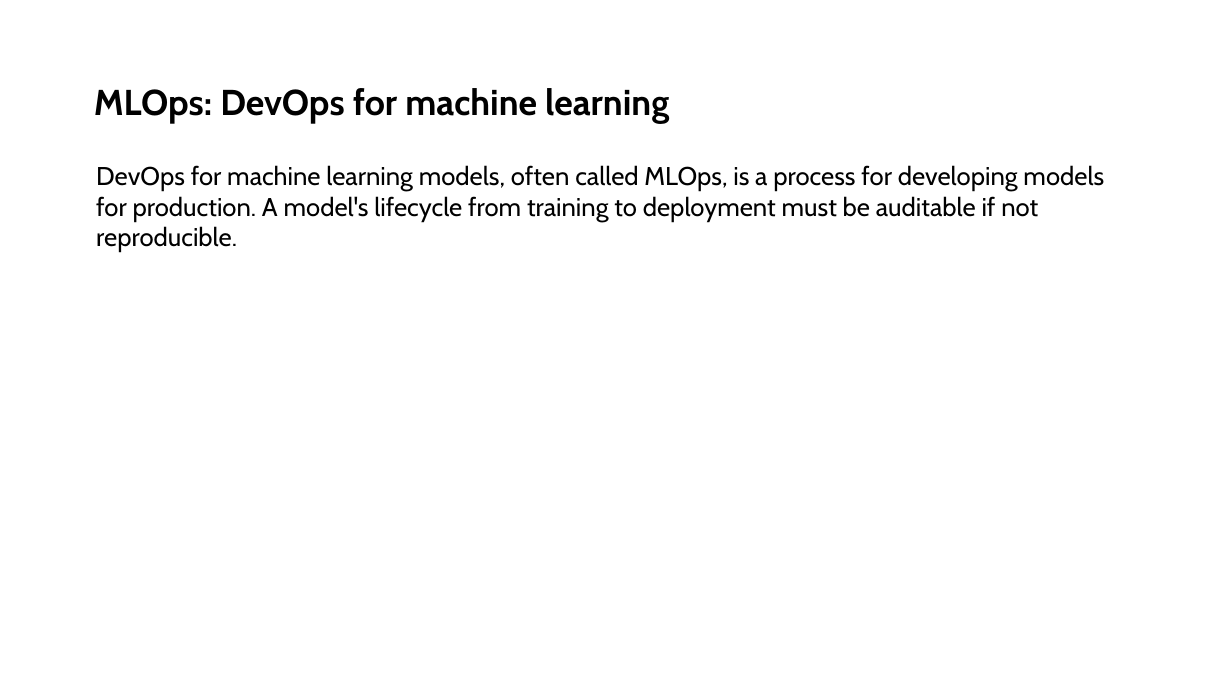
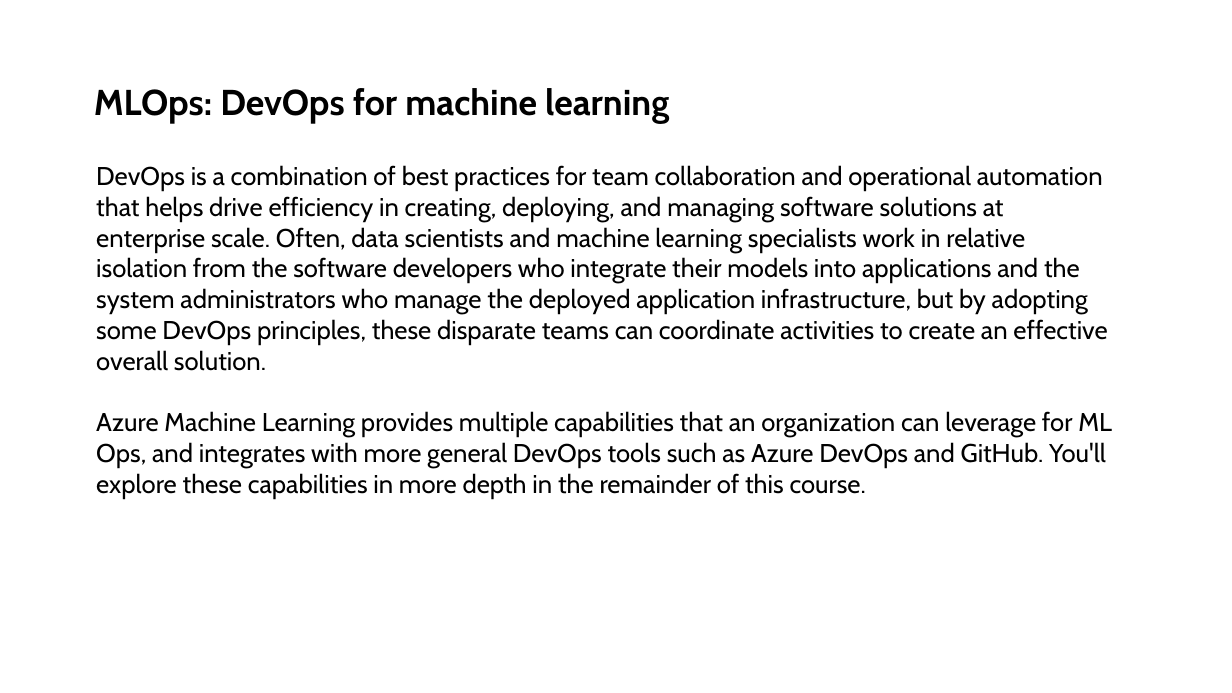
Before and after one commit to ceteongvanness/eventdemo, a slide deck: slide 5 of Data Science/C1-GettingStarted withAML.pptx. Drawn at 1232x693 pixels with LibreOffice and Linux fonts; fonts in the diff are those of the drawing. Boxes give left, top, right and bottom in pixels: in the first picture for what was removed or moved away, otherwise in the second. Text is boxed around its words. In the diff, an @@ line names an element or a change of style, - is before the commit and + after.

```diff
--- a/Data Science/C1-GettingStarted withAML.pptx
+++ b/Data Science/C1-GettingStarted withAML.pptx
@@ text at (x1=96, y1=165, x2=1112, y2=499): text changed @@
-DevOps for machine learning models, often called MLOps, is a process for developing models for production. A model's lifecycle from training to deployment must be auditable if not reproducible.
+DevOps is a combination of best practices for team collaboration and operational automation that helps drive efficiency in creating, deploying, and managing software solutions at enterprise scale. Often, data scientists and machine learning specialists work in relative isolation from the software developers who integrate their models into applications and the system administrators who manage the deployed application infrastructure, but by adopting some DevOps principles, these disparate teams can coordinate activities to create an effective overall solution.
+Azure Machine Learning provides multiple capabilities that an organization can leverage for ML Ops, and integrates with more general DevOps tools such as Azure DevOps and GitHub. You'll explore these capabilities in more depth in the remainder of this course.
```
Also in this commit, not shown: 2 other slides changed, 15 other files.
